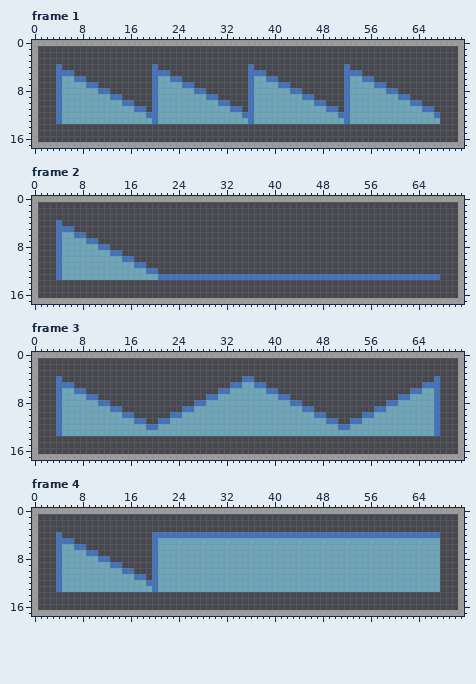
File history of a pixel-art file, assets/images/imgui_light/ssg.ase. Above, as it was before the edit.
72x18 pixels, 9 frames. Shown: frame 1, frame 2, frame 3, frame 4. The commit also changed other frames, which this record leaves out.
Once edited:
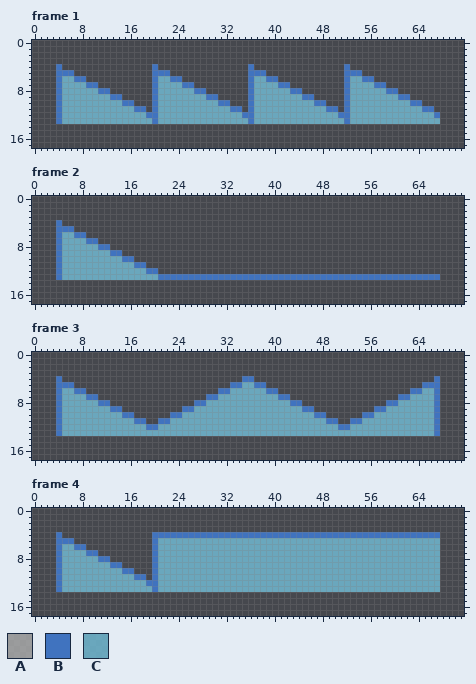
Palette (. is transparent): A #b3b3b3c7  B #4073bf  C #73bfd9cc
The commit says: Draw the algorithm and SSG-EG pictures' frames in a theme color
Difference:
layer "Layer 3" removed
Changed rows in their new state; - is an unchanged pixel.
Frame 1:
first column x 0:
 0 ........................................................................
 1 .----------------------------------------------------------------------.
 2 .----------------------------------------------------------------------.
 3 .----------------------------------------------------------------------.
 4 .----------------------------------------------------------------------.
 5 .----------------------------------------------------------------------.
 6 .----------------------------------------------------------------------.
 7 .----------------------------------------------------------------------.
 8 .----------------------------------------------------------------------.
 9 .----------------------------------------------------------------------.
10 .----------------------------------------------------------------------.
11 .----------------------------------------------------------------------.
12 .----------------------------------------------------------------------.
13 .----------------------------------------------------------------------.
14 .----------------------------------------------------------------------.
15 .----------------------------------------------------------------------.
16 .----------------------------------------------------------------------.
17 ........................................................................
Frame 2: the same change as frame 1
Frame 3: the same change as frame 1
Frame 4: the same change as frame 1
Changed places in both pictures, as pixel boxes (x1, y1, x2, y2):
erased: (32, 40, 464, 148)
erased: (32, 196, 464, 304)
erased: (32, 352, 464, 460)
erased: (32, 508, 464, 616)
